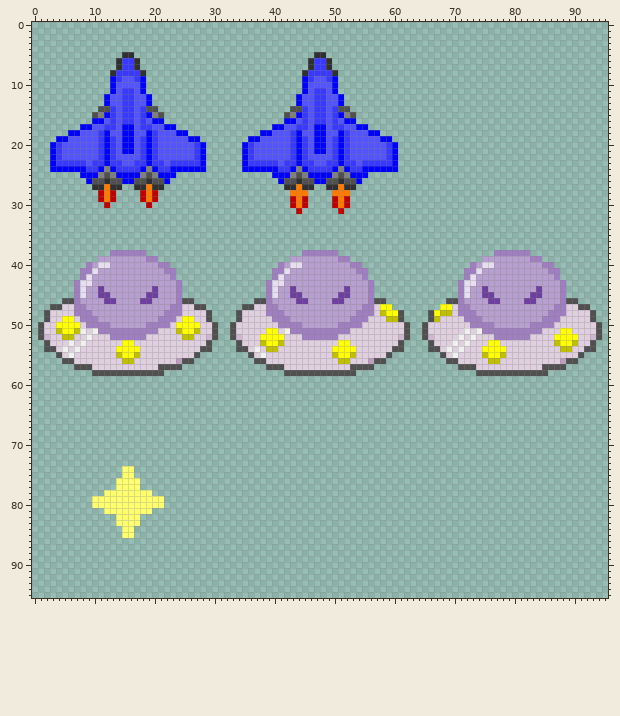
Sprite sheet: samples/sample03/01-texture.png. The picture above is the old version.
The file is 96x96 pixels.
The same view after the edit:
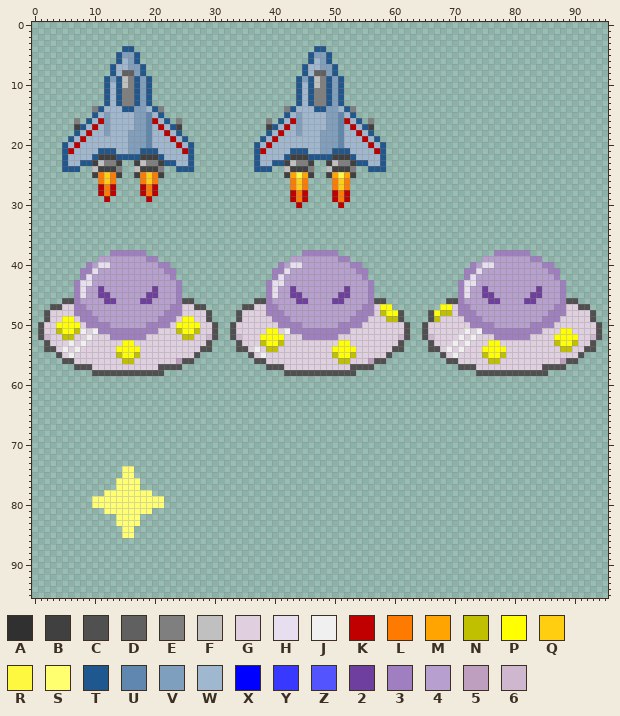
Palette (. is transparent): A #303030  B #404040  C #505050  D #606060  E #7f7f7f  F #c0c0c0  G #dfcfdf  H #e7dfef  J #f0f0f0  K #c00000  L #ff7a00  M #ffa400  N #c0c000  P #ffff00  Q #ffce10  R #fff840  S #ffff6f  T #1f578f  U #5f87af  V #7f9fbf  W #9fb7cf  X #0000fe  Y #3838ff  Z #5454ff  2 #6f3f9f  3 #9f7fbf  4 #b79fcf  5 #bf9fbf  6 #cfb7cf
Edits made:
y 4: x 15..16 .. -> TT; x 47..48 .. -> TT
y 5: x 14..17 .AA. -> TVVT; x 46..49 .AA. -> TVVT
y 6: x 14..17 AYYA -> TWVT; x 46..49 AYYA -> TWVT
y 7: x 13..18 .AYYA. -> TWWVVT; x 45..50 .AYYA. -> TWWVVT
y 8: x 13..18 AYYYYA -> TWDDVT; x 45..50 AYYYYA -> TWDDVT
y 9: x 12..19 .XYZZYX. -> TVTFETVT; x 44..51 .XYZZYX. -> TVTFETVT
y 10: x 12..19 .XZZZZX. -> TWTFETVT; x 44..51 .XZZZZX. -> TWTFETVT
y 11: x 12..19 .XZYYZX. -> TWTEETVT; x 44..51 .XZYYZX. -> TWTEETVT
y 12..13: x 12..19 XZZYYZZX -> TWTEETVT; x 44..51 XZZYYZZX -> TWTEETVT
y 14: x 10..21 .CCYZYYZYCC. -> ETWWWTTVVWTE; x 42..53 .CCYZYYZYCC. -> ETWWWTTVVWTE
y 15: x 10..21 CEXYZYYZYXEC -> TWVWWWWVVUWT; x 42..53 CEXYZYYZYXEC -> TWVWWWWVVUWT
y 16: x 7 . -> E; x 9..22 .XXZYZYYZYZXX. -> TWKVWWWWVVUKWT; x 24 . -> E; x 39 . -> E; x 41..54 .XXZYZYYZYZXX. -> TWKVWWWWVVUKWT; x 56 . -> E
y 17: x 7..24 .XXZZYYZXXZYYZZXX. -> BTWKWVWWWWVVUWKWTB; x 39..56 .XXZZYYZXXZYYZZXX. -> BTWKWVWWWWVVUWKWTB
y 18: x 6..25 XXZZZYXZZXXZZXYZZZXX -> .TWKWWVWWWVVVUWWKWT.; x 38..57 XXZZZYXZZXXZZXYZZZXX -> .TWKWWVWWWVVVUWWKWT.
y 19: x 4..27 XXZZZZZYXYZXXZYXYZZZZZXX -> ..TWKWWWWWWWVVVUWWWKWT..; x 36..59 XXZZZZZYXYZXXZYXYZZZZZXX -> ..TWKWWWWWWWVVVUWWWKWT..
y 20: x 3..28 XYZZZZZZYXYZXXZYXYZZZZZZYX -> ..TWKWWWWWWWWVVVUWWWWKWT..; x 35..60 XYZZZZZZYXYZXXZYXYZZZZZZYX -> ..TWKWWWWWWWWVVVUWWWWKWT..
y 21: x 3..28 XYZZZZZZYXYZXXZYXYZZZZZZYX -> ..TKWWWWTTTWWVVTTTWWWWKT..; x 35..60 XYZZZZZZYXYZXXZYXYZZZZZZYX -> ..TKWWWWTTTWWVVTTTWWWWKT..
y 22: x 3..28 XYZZZZZZYXYZZZZYXYZZZZZZYX -> ..TWWWWTBBBTTTTBBBTWWWWT..; x 35..60 XYZZZZZZYXYZZZZYXYZZZZZZYX -> ..TWWWWTBBBTTTTBBBTWWWWT..
y 23: x 3..28 XYYYYYZYYXYYZZYYXYYZYYYYYX -> ..TWWTTBFEEB..BFEEBTTWWT..; x 35..60 XYYYYYZYYXYYZZYYXYYZYYYYYX -> ..TWWTTBFEEB..BFEEBTTWWT..
y 24: x 3..28 XXXXXXYYXEXYYYYXEXYYXXXXXX -> ..TTT..FBBBE..FBBBE..TTT..; x 35..60 XXXXXXYYXEXYYYYXEXYYXXXXXX -> ..TTT..FBBBE..FBBBE..TTT..
y 25: x 8..23 XXXECEXXXXECEXXX -> ..BLQLB..BLQLB..; x 40..55 XXXECEXXXXECEXXX -> ..BMRMB..BMRMB..
y 26: x 9..22 XCCACCXXCCACCX -> ..LQL....LQL..; x 41..54 XCCACCXXCCACCX -> ..LQL....LQL..
y 27: x 10..11 AA -> .K; x 13..14 AA -> K.; x 17..18 AA -> .K; x 20..21 AA -> K.; x 42..46 AALAA -> .LQL.; x 49..53 AALAA -> .LQL.
y 28: x 43 L -> K; x 45 L -> K; x 50 L -> K; x 52 L -> K
y 29: x 11..13 KLK -> .K.; x 18..20 KLK -> .K.
y 30: x 12 K -> .; x 19 K -> .; x 43..45 KLK -> .K.; x 50..52 KLK -> .K.
y 31: x 44 K -> .; x 51 K -> .
Boxes around the changes in both pictures, in picture pixels (x1, y1, x2, y2):
changed: (50, 46, 206, 208)
changed: (242, 46, 398, 214)
